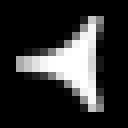
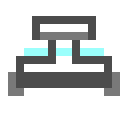
Comparing the layer stacks of the two 128×128 images. Changes:
added layer "Drone" above "arrow" over [8, 16, 120, 104]
hid "arrow" over [0, 0, 128, 128]
hid "Base" over [0, 0, 128, 128]
